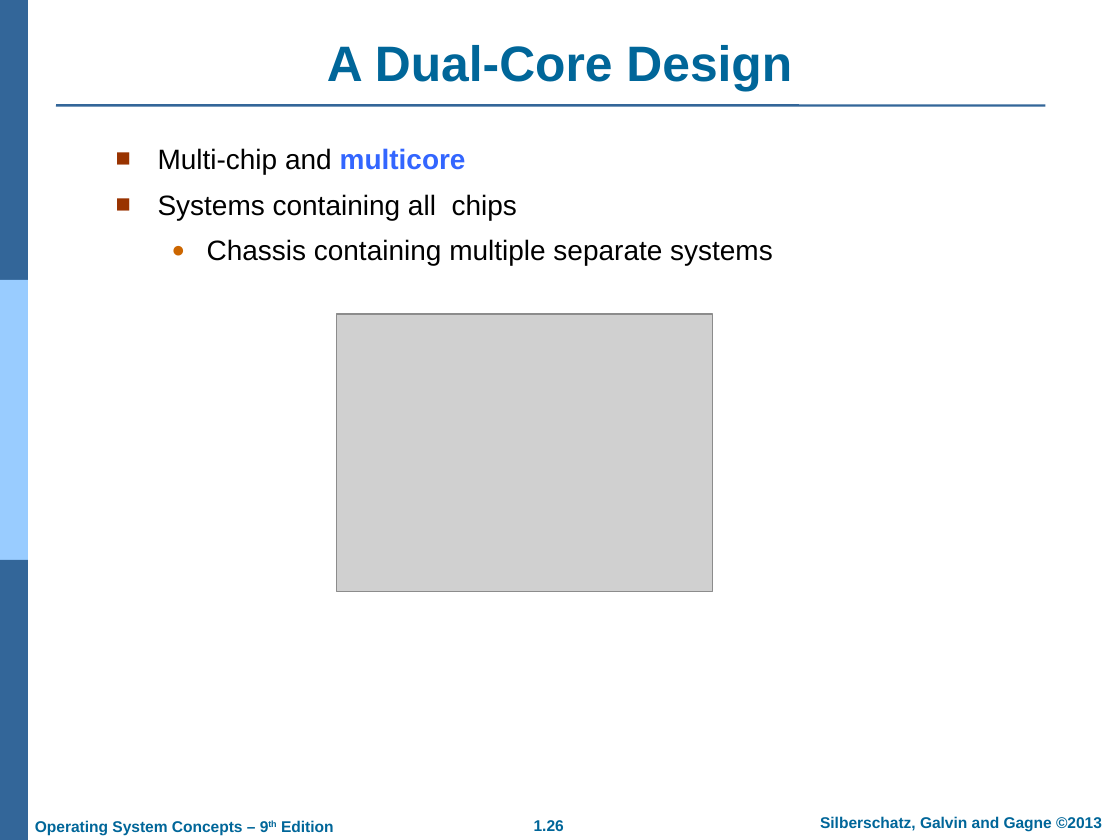
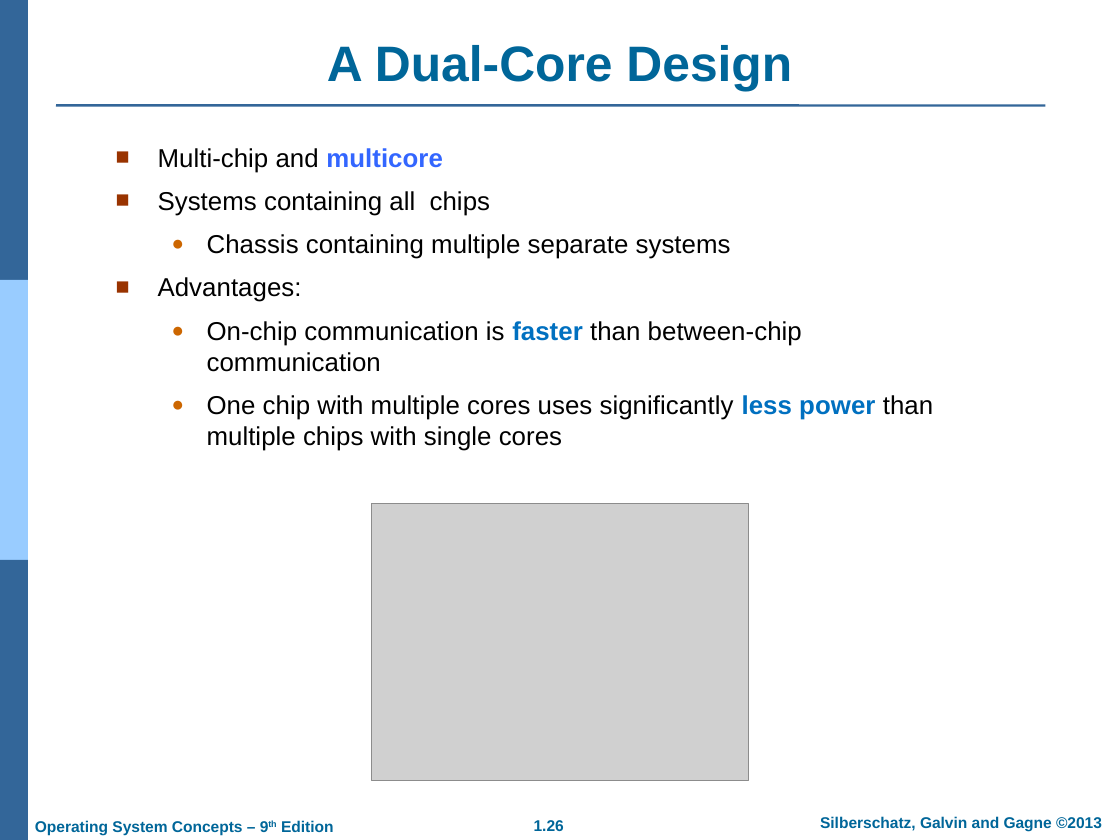
Before and after one commit to GeneralNitin/S4, a slide deck: slide 26 of S4/03. OS/PPTs/PPT-dir/01. Introduction.ppt. Drawn at 1120x840 pixels with LibreOffice and Linux fonts; fonts in the diff are those of the drawing; grey boxes stand for pictures; background and template pictures are left out. Boxes give left, top, right and bottom in pixels: in the first picture for what was removed or moved away, otherwise in the second. Text is boxed around its words. In the diff, an @@ line names an element or a change of style, - is before the commit and + after.

```diff
--- a/S4/03. OS/PPTs/PPT-dir/01. Introduction.ppt
+++ b/S4/03. OS/PPTs/PPT-dir/01. Introduction.ppt
@@ text at (158, 148, 731, 259): size 18 to 16.6 pt in "Multi-chip and multicore", "Systems containing all chips", "Chassis containing multiple separate systems" @@
@@ text at (158, 277, 933, 451): paragraphs added @@
+■ Advantages:
+  ● On-chip communication is faster than between-chip communication
+  ● One chip with multiple cores uses significantly less power than multiple chips with single cores
@@ picture: place and size @@
-picture at (336, 314, 712, 591)
+picture at (372, 503, 748, 781)
```
Also in this commit, not shown: 13 other slides changed.
